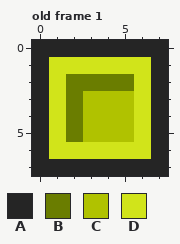
Two states of a pixel-art file, art/bits.aseprite. The picture above is the old version.
8x8 pixels, 7 frames. Shown: old frame 1. The commit also changed other frames, which this record leaves out.
Palette (. is transparent): A #252525  B #6a7d00  C #b0c200  D #d1e41a
After the commit:
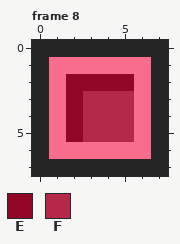
Colours new in this view: E #920726  F #b42948
A new or re-ordered frame is compared with the old frame closest to it.
Change:
frames 7 -> 11
Colour D changes from #d1e41a to #f96c8b.
Frame 8 is new; against old frame 1:
Colour B gives way to colour E in row 2 at x 2 to 5; in rows 3 to 5 at x 2.
Colour C gives way to colour F in rows 3 to 5 at x 3 to 5.
Changed places in both pictures, as pixel boxes (x1, y1, x2, y2):
changed: (49, 57, 151, 159)
